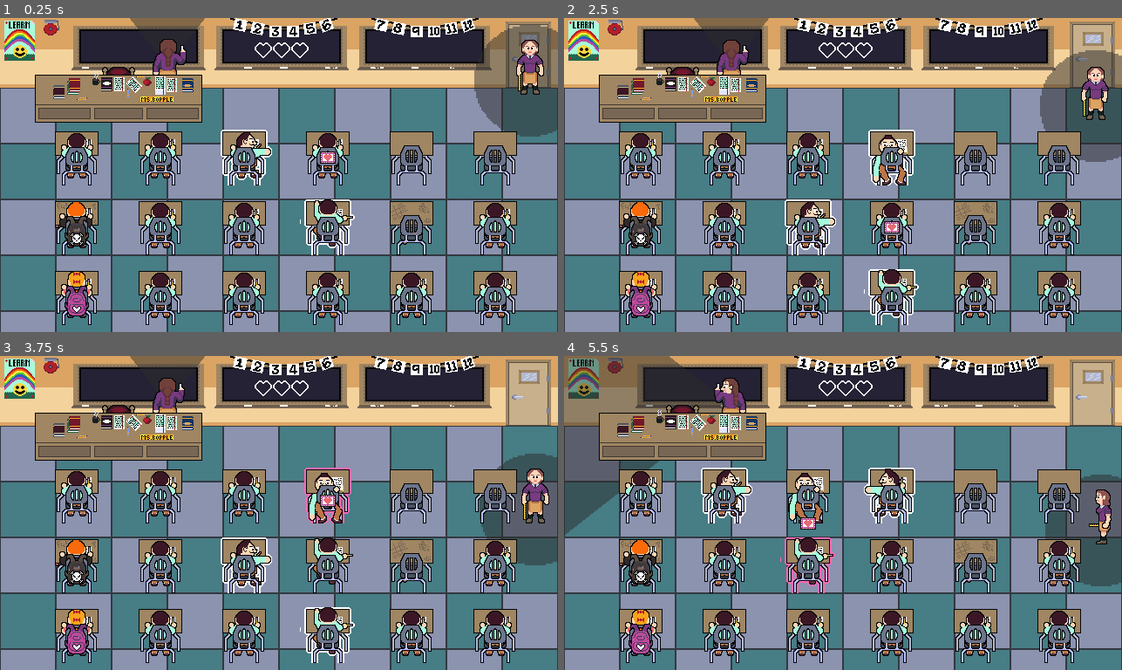
Above: before the commit, frames 1-4 (two rows, left to right).
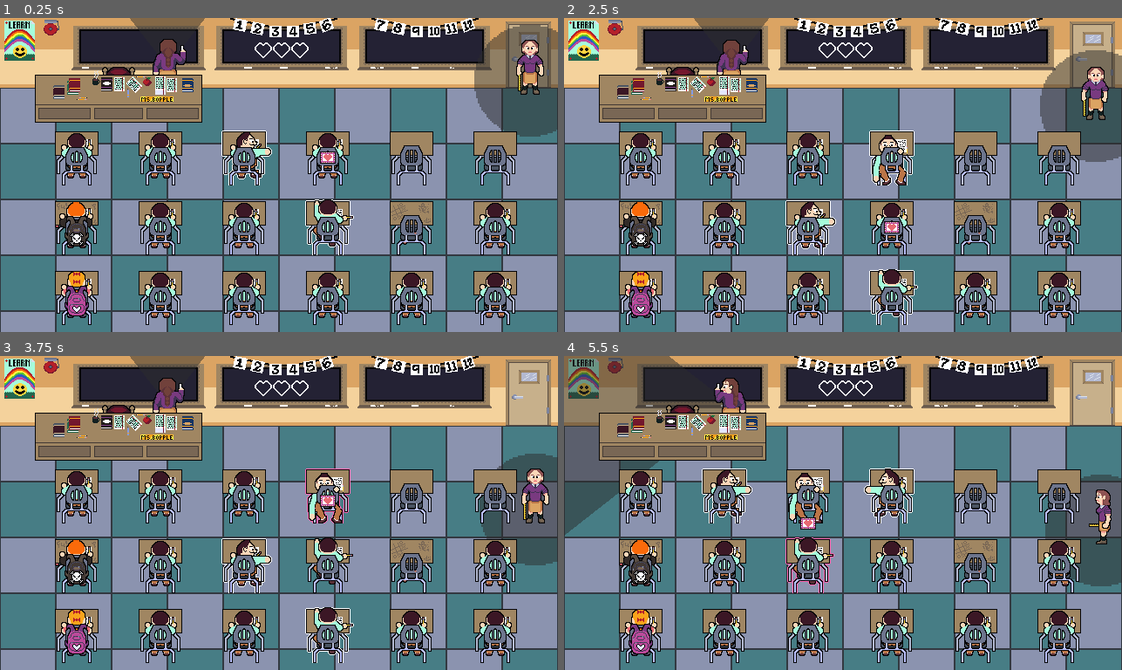
Above: after the commit, the same moments.

Repository: RacBrosGaming/Love-Note
Game: Godot game, scene res://Levels/class_room.tscn
Two runs of this game, one before a commit and one after it. Both use one fixed random seed, a clock stepped at 60 frames per second and the inputs below. The engine's default icon, where the game draws it, is replaced by a stand-in: a white triangle on a blue panel in a dark square.
Inputs (mouse positions are in pixels of both pictures, inside the frame that each line leads up to):
- Up to frame 1 (0.25 s): no input
- Up to frame 2 (2.5 s): move the mouse to (642, 156) at 0.52 s; hold Right (right) 0.53-1.28 s; hold Space (select) 0.53-1.28 s; click (642, 156) at 0.67 s; move the mouse to (642, 228) at 1.27 s; hold Down (down) 1.28-2.03 s; tap Space (select) at 1.35 s; click (642, 228) at 1.42 s; move the mouse to (725, 156) at 2.02 s; hold Right (right) from 2.03 s (still down); hold Space (select) from 2.03 s (still down); click (725, 156) at 2.17 s
- Up to frame 3 (3.75 s): move the mouse to (161, 566) at 2.77 s; release Right (right) at 2.78 s; release Space (select) at 2.78 s; hold Up (up) 2.78-3.53 s; tap Space (select) at 2.85 s; click (161, 566) at 2.92 s; move the mouse to (161, 635) at 3.52 s; hold Left (left) from 3.53 s (still down); hold Space (select) from 3.53 s (still down); click (161, 635) at 3.67 s
- Up to frame 4 (5.5 s): move the mouse to (809, 494) at 4.27 s; release Space (select) at 4.28 s; tap Space (select) at 4.35 s; click (809, 494) at 4.42 s; move the mouse to (809, 566) at 5.02 s; release Left (left) at 5.03 s; hold Down (down) from 5.03 s (still down); hold Space (select) from 5.03 s (still down); click (809, 566) at 5.17 s

The runs differ from the first frame. In frame 1, 0.2% of the frame differs, in the area x 39-64%, y 35-76%; in frame 2, 0.4%; in frame 3, 0.4%; in frame 4, 0.4%, in the area x 24-63%, y 35-76%.

Commit message:
made shader smaller

Diff:
--- a/Scenes/desk.tscn
+++ b/Scenes/desk.tscn
@@ -10,7 +10,7 @@
 shader = ExtResource("1_ht8tx")
 shader_parameter/enabled = false
 shader_parameter/color = Color(1, 1, 1, 1)
-shader_parameter/width = 2.0
+shader_parameter/width = 1.0
 shader_parameter/pattern = 0
 shader_parameter/inside = false
 shader_parameter/add_margins = false
